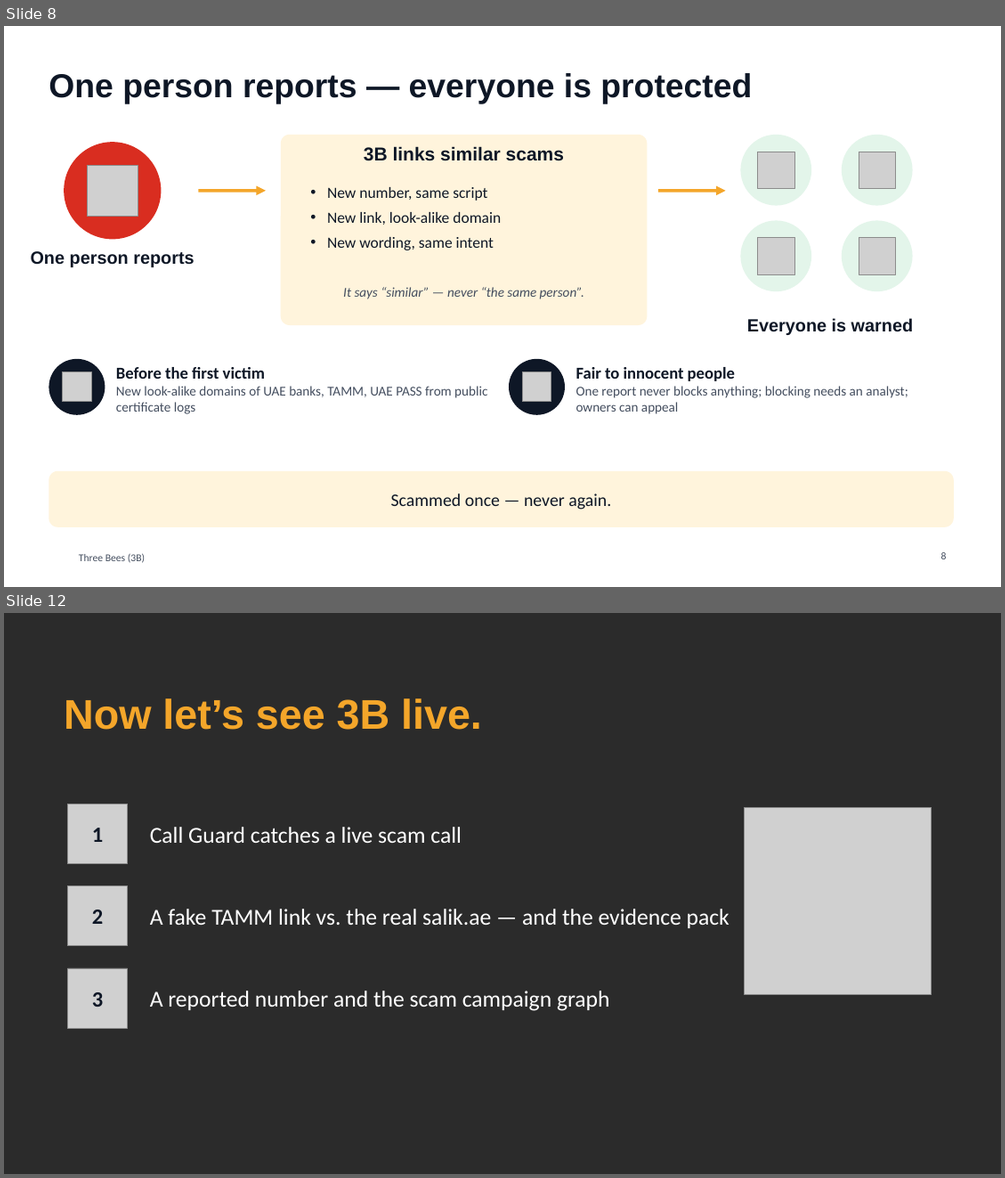
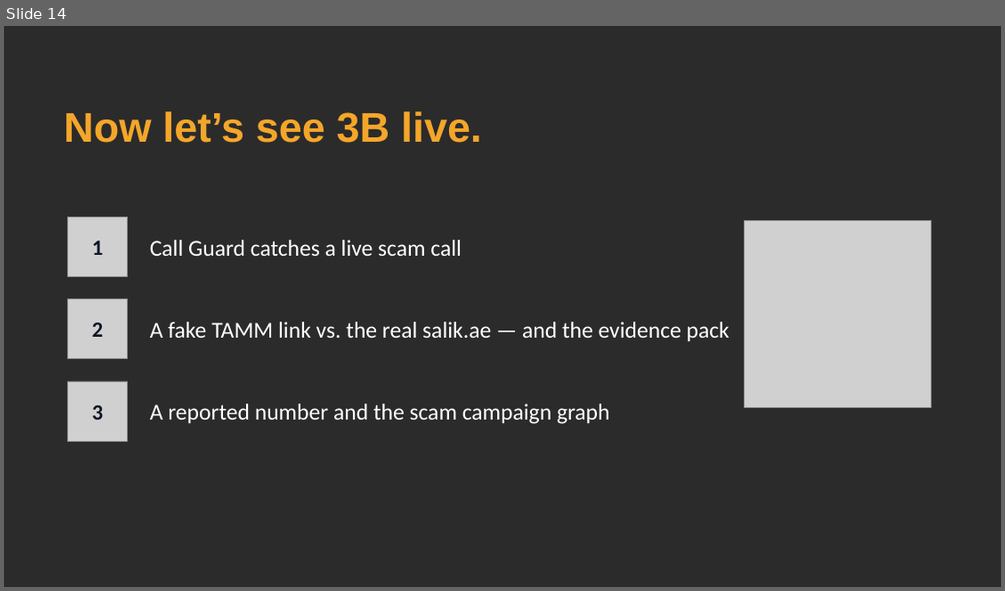
Before and after one commit to Mezx-1/three-bees, a slide deck: docs/presentation/ThreeBees_pitch.pptx. Shown one above the other, each under a label of ours: slides 8 and 12 before the commit, slide 14 after it; the slides between them are not shown. The pictures are 1005x1178 and 1005x591 pixels, drawn with LibreOffice and Linux fonts; fonts in the diff are those of the drawing; grey boxes stand for pictures; background and template pictures are left out; a plain dark background stands for a picture behind light text. Boxes give left, top, right and bottom in pixels: in the first picture for what was removed or moved away, otherwise in the second. Text is boxed around its words. In the diff, an @@ line names an element or a change of style, - is before the commit and + after.

```diff
--- a/docs/presentation/ThreeBees_pitch.pptx
+++ b/docs/presentation/ThreeBees_pitch.pptx
@@ slide 8 removed at [4,26,1001,587], background #FFFFFF @@
@@ title removed at [48,73,752,103] @@
-One person reports — everyone is protected
@@ ellipse removed at [64,142,161,239] @@
@@ rounded rectangle removed at [281,135,647,325] @@
@@ text removed at [364,146,564,161] @@
-3B links similar scams
@@ ellipse removed at [741,135,811,206] @@
@@ picture removed at [758,151,794,188] @@
@@ ellipse removed at [841,135,913,206] @@
@@ picture removed at [858,151,896,188] @@
@@ picture removed at [87,165,138,216] @@
@@ arrow removed from (198, 191) to (266, 191) @@
@@ text removed at [327,187,501,250] @@
-• New number, same script
-• New link, look-alike domain
-• New wording, same intent
@@ arrow removed from (658, 191) to (726, 191) @@
@@ ellipse removed at [741,220,811,291] @@
@@ picture removed at [758,238,794,274] @@
@@ ellipse removed at [841,220,913,291] @@
@@ picture removed at [858,238,896,274] @@
@@ text removed at [31,251,194,267] @@
-One person reports
@@ text removed at [343,287,584,299] @@
-It says “similar” — never “the same person”.
@@ text removed at [747,318,914,335] @@
-Everyone is warned
@@ ellipse removed at [48,359,105,415] @@
@@ picture removed at [63,372,91,402] @@
@@ text removed at [116,367,487,414] @@
-Before the first victim
-New look-alike domains of UAE banks, TAMM, UAE PASS from public certificate logs
@@ ellipse removed at [509,359,565,415] @@
@@ picture removed at [522,372,551,402] @@
@@ text removed at [576,367,908,414] @@
-Fair to innocent people
-One report never blocks anything; blocking needs an analyst; owners can appeal
@@ rounded rectangle removed at [48,471,954,527] @@
@@ text removed at [391,493,611,509] @@
-Scammed once — never again.
@@ text removed at [79,553,145,563] @@
-Three Bees (3B)
@@ page number removed at [941,552,947,559] @@
-8
@@ what was slide 12 is now slide 14 @@
```
Also in this commit, not shown: 8 slides changed, 6 slides added, 3 other slides removed.
